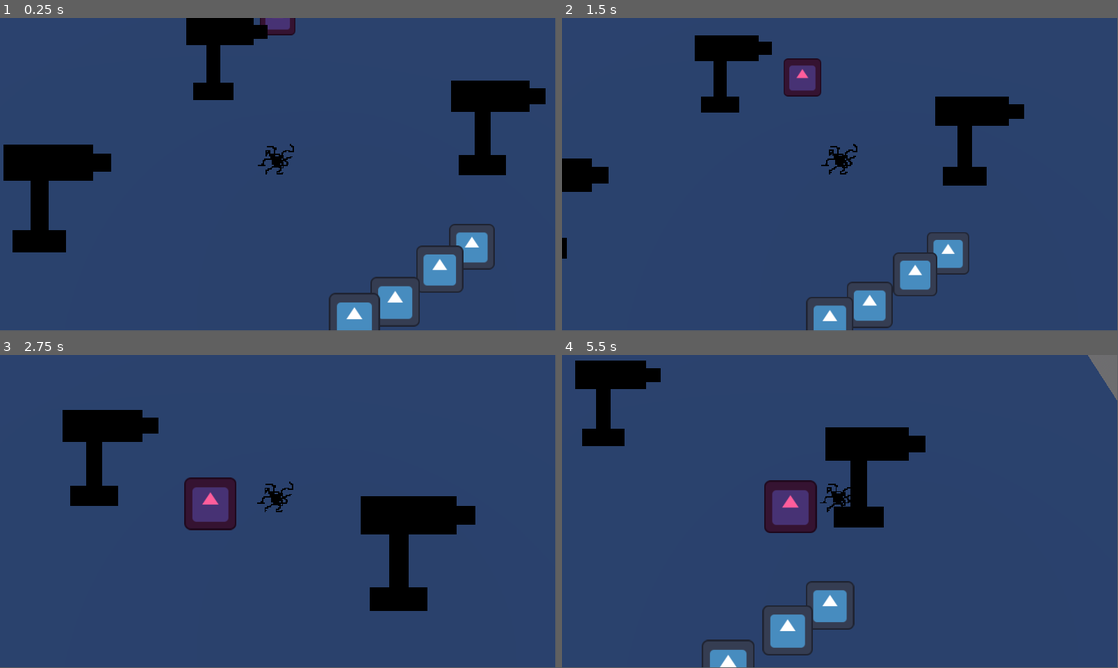
Above: before the commit, frames 1-4 (two rows, left to right).
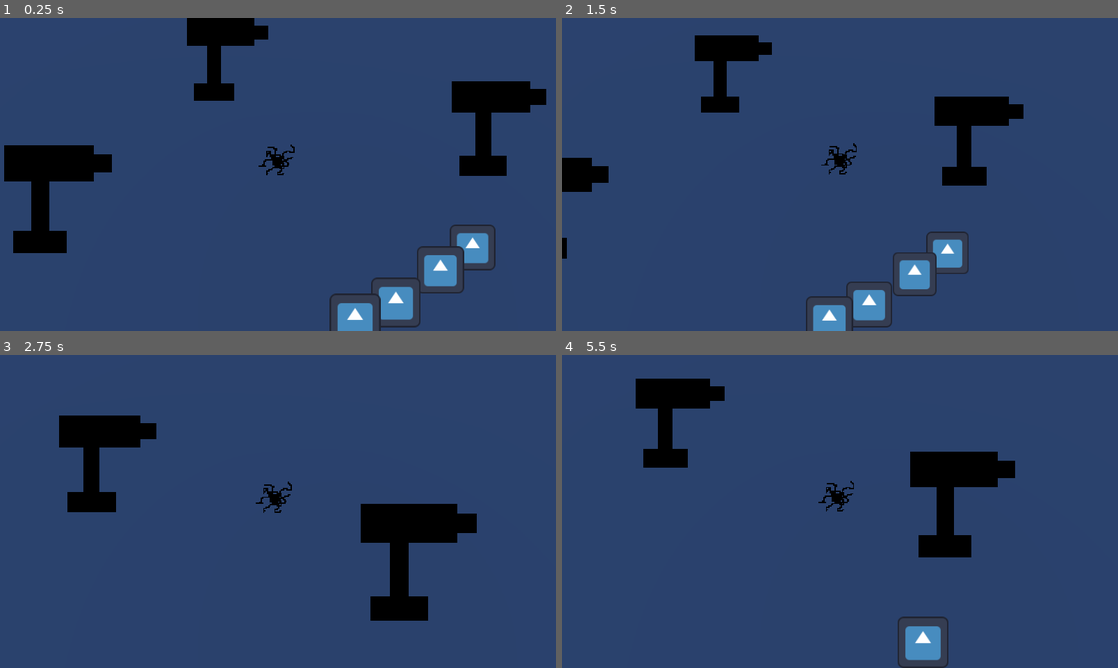
Above: after the commit, the same moments.

Repository: Area9579/Haustoria
Game: Godot game, scene res://Scenes/main.tscn
The game is run twice, just before and just after one commit, with the same random seed, the same clock (stepped at 60 frames per second) and the same inputs. The engine's default icon, where the game draws it, is replaced by a stand-in: a white triangle on a blue panel in a dark square.
Inputs (mouse positions are in pixels of both pictures, inside the frame that each line leads up to):
- Up to frame 1 (0.25 s): no input
- Up to frame 2 (1.5 s): move the mouse to (962, 158) at 0.52 s; tap Space (jump) at 0.77 s; move the mouse to (728, 190) at 1.27 s
- Up to frame 3 (2.75 s): tap Space (jump) at 1.52 s; move the mouse to (333, 442) at 2.02 s
- Up to frame 4 (5.5 s): move the mouse to (812, 574) at 2.77 s; tap Space (jump) at 3.02, 3.77, 4.52 s; move the mouse to (1006, 558) at 3.52 s; move the mouse to (673, 464) at 4.27 s; move the mouse to (867, 511) at 5.02 s
In our replay, the window is 799x449 before the commit and 800x450 after it. These sizes can differ from the game's own. Grey fills any space a smaller window leaves; there, only what the larger window draws over its background counts as a difference.

The runs differ from the first frame. In frame 1, 1.6% of the frame differs, in the area x 0-99%, y 0-100%; in frame 2, 1.4%; in frame 3, 4.3%; in frame 4, 17%, in the area x 2-100%, y 0-100%.

Commit message:
Enemy state machine, basic structure

Diff:
--- /dev/null
+++ b/Scenes/Boss.tscn
@@ -0,0 +1,94 @@
+[gd_scene load_steps=10 format=3 uid="uid://fl224xwk37sl"]
+
+[ext_resource type="Texture2D" uid="uid://c0hisog6kd4bj" path="res://Assets/icon.svg" id="1_lttd3"]
+[ext_resource type="Script" path="res://Scripts/Boss/boss.gd" id="1_vgxb7"]
+[ext_resource type="Script" path="res://Scripts/Boss/feet.gd" id="3_f4frn"]
+[ext_resource type="Script" path="res://Scripts/Boss/hands.gd" id="4_swuvd"]
+
+[sub_resource type="CylinderShape3D" id="CylinderShape3D_ackkn"]
+radius = 8.60811
+
+[sub_resource type="CylinderShape3D" id="CylinderShape3D_dkcf5"]
+radius = 3.0562
+
+[sub_resource type="CylinderShape3D" id="CylinderShape3D_tl6ao"]
+radius = 3.18007
+
+[sub_resource type="CylinderShape3D" id="CylinderShape3D_0mtwb"]
+radius = 11.4351
+
+[sub_resource type="CylinderShape3D" id="CylinderShape3D_2qboq"]
+radius = 14.8466
+
+[node name="Boss" type="CharacterBody3D"]
+collision_layer = 2
+collision_mask = 8
+script = ExtResource("1_vgxb7")
+
+[node name="CollisionShape3D" type="CollisionShape3D" parent="."]
+shape = SubResource("CylinderShape3D_ackkn")
+
+[node name="Feet" type="Node3D" parent="."]
+script = ExtResource("3_f4frn")
+
+[node name="Left" type="Area3D" parent="Feet"]
+collision_layer = 48
+collision_mask = 0
+
+[node name="CollisionShape3D" type="CollisionShape3D" parent="Feet/Left"]
+transform = Transform3D(1, 0, 0, 0, 1, 0, 0, 0, 1, 5.22042, 0, 0)
+shape = SubResource("CylinderShape3D_dkcf5")
+
+[node name="Sprite3D" type="Sprite3D" parent="Feet/Left"]
+transform = Transform3D(4.905, 0, 0, 0, 1.6, 0, 0, 0, 1, 5.22042, 0, 0)
+modulate = Color(0.891854, 0.00108814, 0.955406, 1)
+billboard = 1
+texture = ExtResource("1_lttd3")
+
+[node name="Right" type="Area3D" parent="Feet"]
+collision_layer = 48
+collision_mask = 0
+
+[node name="CollisionShape3D" type="CollisionShape3D" parent="Feet/Right"]
+transform = Transform3D(1, 0, 0, 0, 1, 0, 0, 0, 1, -5.16422, 0, 0)
+shape = SubResource("CylinderShape3D_tl6ao")
+
+[node name="Sprite3D" type="Sprite3D" parent="Feet/Right"]
+transform = Transform3D(4.905, 0, 0, 0, 1.6, 0, 0, 0, 1, -5.16422, 0, 0)
+modulate = Color(0.931858, 0.000935277, 0.965965, 1)
+billboard = 1
+texture = ExtResource("1_lttd3")
+
+[node name="Hands" type="Node3D" parent="."]
+script = ExtResource("4_swuvd")
+
+[node name="Left" type="Area3D" parent="Hands"]
+collision_layer = 0
+collision_mask = 48
+
+[node name="CollisionShape3D" type="CollisionShape3D" parent="Hands/Left"]
+
+[node name="Right" type="Area3D" parent="Hands"]
+collision_layer = 0
+collision_mask = 48
+
+[node name="CollisionShape3D" type="CollisionShape3D" parent="Hands/Right"]
+
+[node name="Feet Proximity" type="Area3D" parent="."]
+collision_layer = 0
+
+[node name="CollisionShape3D" type="CollisionShape3D" parent="Feet Proximity"]
+shape = SubResource("CylinderShape3D_0mtwb")
+
+[node name="Hand Proximity" type="Area3D" parent="."]
+collision_layer = 0
+
+[node name="CollisionShape3D" type="CollisionShape3D" parent="Hand Proximity"]
+shape = SubResource("CylinderShape3D_2qboq")
+
+[node name="NavigationAgent3D" type="NavigationAgent3D" parent="."]
+
+[connection signal="body_entered" from="Feet Proximity" to="." method="_on_feet_proximity_body_entered"]
+[connection signal="body_exited" from="Feet Proximity" to="." method="_on_feet_proximity_body_exited"]
+[connection signal="body_entered" from="Hand Proximity" to="." method="_on_hand_proximity_body_entered"]
+[connection signal="body_exited" from="Hand Proximity" to="." method="_on_hand_proximity_body_exited"]
--- a/Scenes/MobileEnemy.tscn
+++ /dev/null
@@ -1,21 +0,0 @@
-[gd_scene load_steps=4 format=3 uid="uid://fl224xwk37sl"]
-
-[ext_resource type="Texture2D" uid="uid://c0hisog6kd4bj" path="res://Assets/icon.svg" id="1_lttd3"]
-[ext_resource type="Script" path="res://Scripts/mobile_enemy.gd" id="1_vgxb7"]
-
-[sub_resource type="CylinderShape3D" id="CylinderShape3D_w5ngo"]
-height = 1.24401
-radius = 0.57837
-
-[node name="MobileEnemy" type="CharacterBody3D"]
-script = ExtResource("1_vgxb7")
-
-[node name="Sprite3D" type="Sprite3D" parent="."]
-modulate = Color(1, 0.367668, 0.610006, 1)
-billboard = 1
-texture = ExtResource("1_lttd3")
-
-[node name="CollisionShape3D" type="CollisionShape3D" parent="."]
-shape = SubResource("CylinderShape3D_w5ngo")
-
-[node name="NavigationAgent3D" type="NavigationAgent3D" parent="."]
--- a/Scenes/main.tscn
+++ b/Scenes/main.tscn
@@ -1,8 +1,7 @@
-[gd_scene load_steps=11 format=3 uid="uid://magi1winy2i"]
+[gd_scene load_steps=10 format=3 uid="uid://magi1winy2i"]
 
 [ext_resource type="PackedScene" uid="uid://bmkpfdmdrk7lf" path="res://Scenes/wall.tscn" id="1_vt5yp"]
 [ext_resource type="Texture2D" uid="uid://cpbh4qoh1ldpm" path="res://Assets/sentryPlaceholder.png" id="3_bpiof"]
-[ext_resource type="PackedScene" uid="uid://fl224xwk37sl" path="res://Scenes/MobileEnemy.tscn" id="6_u4pk0"]
 [ext_resource type="PackedScene" uid="uid://skk7130cpcoh" path="res://Scenes/Player.tscn" id="7_m2bmv"]
 
 [sub_resource type="NavigationMesh" id="NavigationMesh_qfgaq"]
@@ -79,9 +78,6 @@
 texture_filter = 2
 texture = ExtResource("3_bpiof")
 
-[node name="MobileEnemy" parent="." instance=ExtResource("6_u4pk0")]
-transform = Transform3D(1, 0, 0, 0, 1, 0, 0, 0, 1, 0, 0, -6.53397)
-
 [node name="Player" parent="." instance=ExtResource("7_m2bmv")]
 
 [node name="WorldEnvironment" type="WorldEnvironment" parent="."]
--- /dev/null
+++ b/Scripts/Boss/boss.gd
@@ -0,0 +1,81 @@
+extends CharacterBody3D
+
+@onready var feet: Node3D = $Feet
+@onready var hands: Node3D = $Hands
+@onready var navigation_agent: NavigationAgent3D = $NavigationAgent3D
+@onready var movement_target = get_node("../Player")
+
+enum States {stunned, feet_attacking, hand_attacking, walking}
+const MOVEMENT_SPEED: float = 2.0
+var state = States.walking
+
+
+func _ready():
+	navigation_actor_setup.call_deferred()
+
+
+func _physics_process(delta):
+	match state:
+		States.walking:
+			navigation_physics_procces()
+			feet.attacking = false
+			hands.attacking = false
+		States.stunned:
+			feet.attacking = false
+			hands.attacking = false
+		States.feet_attacking:
+			navigation_physics_procces()
+			feet.attacking = true
+			hands.attacking = true
+		States.hand_attacking:
+			navigation_physics_procces()
+			feet.attacking = false
+			hands.attacking = true
+
+	move_and_slide()
+
+
+
+## Navigation-related functions
+func navigation_actor_setup():
+	# Adjust nav actor's speed and route layout
+	navigation_agent.path_desired_distance = 0.5
+	navigation_agent.target_desired_distance = 0.5
+	# Wait for the first physics frame so the NavigationServer can sync.
+	await get_tree().physics_frame
+	# Now that the navigation map is no longer empty, set the movement target.
+	navigation_set_movement_target(movement_target.position)
+
+func navigation_set_movement_target(_movement_target: Vector3):
+	navigation_agent.set_target_position(_movement_target)
+
+func navigation_physics_procces():
+	# set new target position to player position each frame
+	navigation_set_movement_target(movement_target.position)
+	#
+	if navigation_agent.is_navigation_finished():
+		return
+
+	var current_nav_agent_position: Vector3 = global_position
+	var next_path_position: Vector3 = navigation_agent.get_next_path_position()
+
+	# Change current velocity
+	velocity = current_nav_agent_position.direction_to(next_path_position) * MOVEMENT_SPEED
+
+
+## Signals
+
+func _on_feet_proximity_body_entered(body: Node3D) -> void:
+	state = States.feet_attacking
+
+
+func _on_feet_proximity_body_exited(body: Node3D) -> void:
+	state = States.hand_attacking
+
+
+func _on_hand_proximity_body_entered(body: Node3D) -> void:
+	state = States.hand_attacking
+
+
+func _on_hand_proximity_body_exited(body: Node3D) -> void:
+	state = States.walking
--- /dev/null
+++ b/Scripts/Boss/feet.gd
@@ -0,0 +1,15 @@
+extends Node3D
+
+@export var attacking: bool = false
+
+# Called when the node enters the scene tree for the first time.
+func _ready() -> void:
+	pass # Replace with function body.
+
+
+
+
+# Called every frame. 'delta' is the elapsed time since the previous frame.
+func _process(delta: float) -> void:
+	if attacking:
+		print("Feet attack")
--- /dev/null
+++ b/Scripts/Boss/hands.gd
@@ -0,0 +1,12 @@
+extends Node3D
+
+@export var attacking: bool = false
+
+# Called when the node enters the scene tree for the first time.
+func _ready() -> void:
+	pass # Replace with function body.
+
+
+# Called every frame. 'delta' is the elapsed time since the previous frame.
+func _process(delta: float) -> void:
+	pass
--- a/Scripts/mobile_enemy.gd
+++ b/Scripts/boss.gd
@@ -9,13 +9,19 @@
 @onready var navigation_agent: NavigationAgent3D = $NavigationAgent3D
 
 func _ready():
+	# These values need to be adjusted for the actor's speed
+	# and the navigation layout.
 	navigation_agent.path_desired_distance = 0.5
 	navigation_agent.target_desired_distance = 0.5
+
+	# Make sure to not await during _ready.
 	actor_setup.call_deferred()
 
 
 func actor_setup():
+	# Wait for the first physics frame so the NavigationServer can sync.
 	await get_tree().physics_frame
+	# Now that the navigation map is no longer empty, set the movement target.
 	set_movement_target(movement_target.position)
 
 func set_movement_target(_movement_target: Vector3):
@@ -23,14 +29,16 @@
 
 
 func _physics_process(delta):
-	look_at(movement_target.position)
+	#look_at(movement_target.position)
 	# set new target position to player position each frame
 	set_movement_target(movement_target.position)
+	#
 	if navigation_agent.is_navigation_finished():
 		return
 
 	var current_agent_position: Vector3 = global_position
 	var next_path_position: Vector3 = navigation_agent.get_next_path_position()
 
+	# Change current velocity
 	velocity = current_agent_position.direction_to(next_path_position) * movement_speed
 	move_and_slide()
--- /dev/null
+++ b/Scripts/foot.gd
@@ -0,0 +1,14 @@
+extends Area3D
+
+
+
+# Called when the node enters the scene tree for the first time.
+func _ready() -> void:
+	pass # Replace with function body.
+
+
+
+
+# Called every frame. 'delta' is the elapsed time since the previous frame.
+func _process(delta: float) -> void:
+	pass
--- a/project.godot
+++ b/project.godot
@@ -15,6 +15,10 @@
 config/features=PackedStringArray("4.3", "Forward Plus")
 config/icon="res://Assets/icon.svg"
 
+[display]
+
+window/stretch/mode="viewport"
+
 [dotnet]
 
 project/assembly_name="Haustoria"
@@ -26,3 +30,22 @@
 "events": [Object(InputEventKey,"resource_local_to_scene":false,"resource_name":"","device":-1,"window_id":0,"alt_press …(191 unchanged characters)…
 ]
 }
+"Left Click"={
+"deadzone": 0.5,
+"events": [Object(InputEventMouseButton,"resource_local_to_scene":false,"resource_name":"","device":-1,"window_id":0,"alt_pressed":false,"shift_pressed":false,"ctrl_pressed":false,"meta_pressed":false,"button_mask":1,"position":Vector2(228, 17),"global_position":Vector2(237, 63),"factor":1.0,"button_index":1,"canceled":false,"pressed":true,"double_click":false,"script":null)
+]
+}
+"Right Click"={
+"deadzone": 0.5,
+"events": [Object(InputEventMouseButton,"resource_local_to_scene":false,"resource_name":"","device":-1,"window_id":0,"alt_pressed":false,"shift_pressed":false,"ctrl_pressed":false,"meta_pressed":false,"button_mask":2,"position":Vector2(177, 11),"global_position":Vector2(186, 57),"factor":1.0,"button_index":2,"canceled":false,"pressed":true,"double_click":false,"script":null)
+]
+}
+
+[layer_names]
+
+3d_physics/layer_1="player"
+3d_physics/layer_2="boss"
+3d_physics/layer_3="environment"
+3d_physics/layer_4="pickups"
+3d_physics/layer_5="damage"
+3d_physics/layer_6="health"
